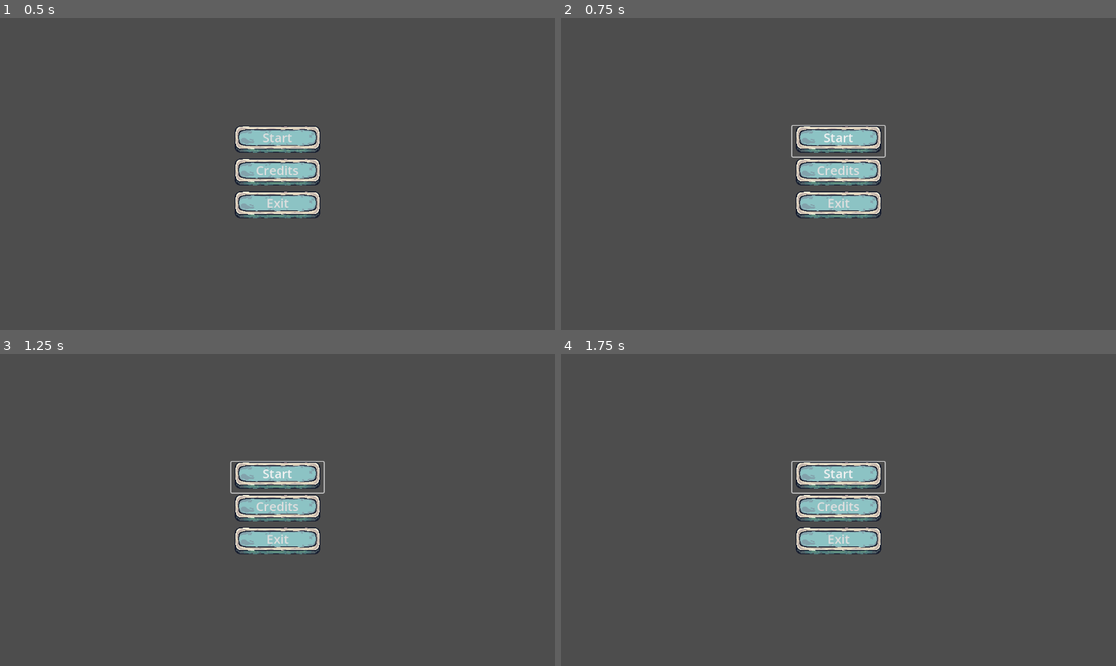
Above: before the commit, frames 1-4 (two rows, left to right).
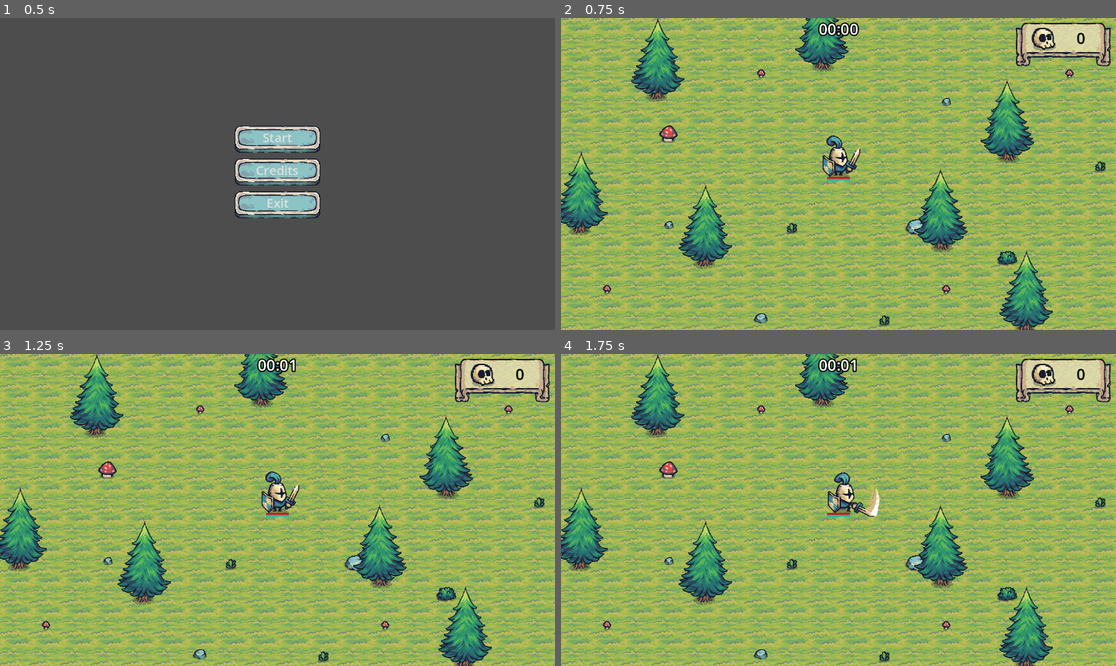
Above: after the commit, the same moments.

Repository: GracilianoOG/godot-dio-tiny-swords
Game: Godot game, scene res://ui/game_menu.tscn
The game is run twice, just before and just after one commit, with the same random seed, the same clock (stepped at 60 frames per second) and the same inputs. This scene is started directly instead of the project's main scene.
Inputs (mouse positions are in pixels of both pictures, inside the frame that each line leads up to):
- Up to frame 1 (0.5 s): no input
- Up to frame 2 (0.75 s): click "Start" at 0.5 s
- Up to frame 3 (1.25 s): no input
- Up to frame 4 (1.75 s): click (838, 478) at 1.25 s, where only the run before the commit has a clickable "Start"

Frame 1 is identical in both runs. In frame 2, 100% of the frame differs, in the area x 0-100%, y 0-100%; in frame 3, 100%; in frame 4, 100%.

Commit message:
Add change level functionality to start button

Diff:
--- a/ui/game_menu.gd
+++ b/ui/game_menu.gd
@@ -3,3 +3,7 @@
 
 func _on_exit_btn_pressed():
 	get_tree().quit()
+
+
+func _on_start_btn_pressed():
+	get_tree().change_scene_to_file("res://main.tscn")
--- a/ui/game_menu.tscn
+++ b/ui/game_menu.tscn
@@ -39,4 +39,5 @@
 theme = ExtResource("1_hw1r4")
 text = "Exit"
 
+[connection signal="pressed" from="HBoxContainer/VBoxContainer/StartBtn" to="." method="_on_start_btn_pressed"]
 [connection signal="pressed" from="HBoxContainer/VBoxContainer/ExitBtn" to="." method="_on_exit_btn_pressed"]
